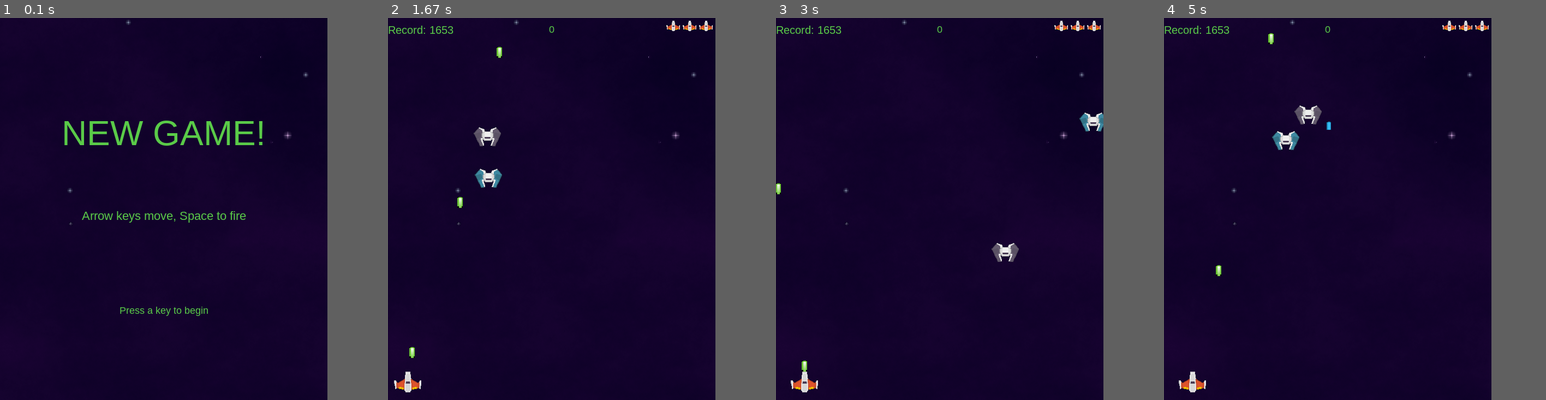
Above: before the commit, frames 1-4 (left to right).
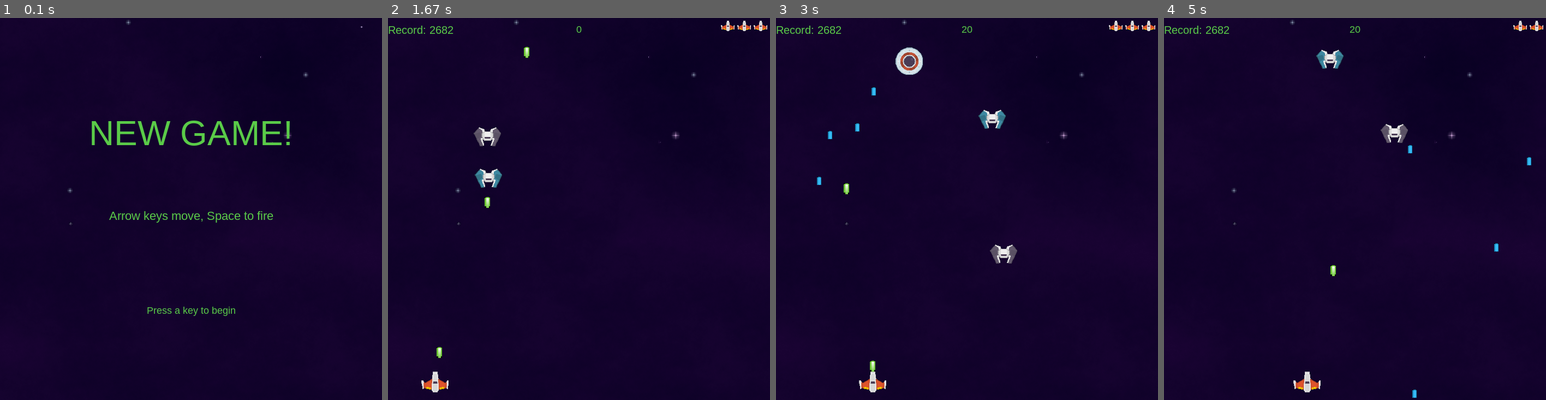
Above: after the commit, the same moments.

Repository: Ivan-Vladimirovich/Proba-2021
Game: pygame game, started from Cannon/Game.py
Two runs of this game, one before a commit and one after it. Both use one fixed random seed, a clock stepped at 60 frames per second and the inputs below.
Inputs:
- Up to frame 1 (0.1 s): no input
- Up to frame 2 (1.67 s): tap Space at 0.33, 1.3, 1.6 s; hold Space 0.67-1.2 s; hold A 0.67-1.2 s; hold A from 1.23 s (still down)
- Up to frame 3 (3 s): release A at 1.77 s; hold A 1.8-2.2 s; tap Space at 1.87, 2.17, 2.3, 2.6, 2.97 s; hold D 2.23-2.87 s; hold A from 2.9 s (still down)
- Up to frame 4 (5 s): tap Space at 3.27, 3.47, 3.77, 3.97, 4.27, 4.47, 4.77 s; release A at 3.37 s; hold D 3.4-3.87 s; hold D 3.9-4.37 s; hold A 4.4-4.93 s; hold A from 4.97 s (still down)
In our replay, the window is 600x700 before the commit and 700x700 after it. These sizes can differ from the game's own. Grey fills any space a smaller window leaves; there, only what the larger window draws over its background counts as a difference.

The runs differ from the first frame. In frame 1, 2.7% of the frame differs, in the area x 16-95%, y 2-78%; in frame 2, 1.0%; in frame 3, 2.0%; in frame 4, 1.9%.

Commit message:
добавил новое улучшение

Diff:
--- a/Cannon/Game.py
+++ b/Cannon/Game.py
@@ -4,7 +4,7 @@
 
 # Настройки экрана
 pygame.init()
-xsc = 600
+xsc = 700
 ysc = 700
 FPS = 35
 SCREEN_SIZE = [xsc, ysc]
@@ -12,7 +12,7 @@
 pygame.mixer.init()
 POWERUP_TIME = 5000
 
-# Загрузка всех изображений
+# Загрузка всех изображений(Указать свой путь расположения !!!)
 img_dir = path.join(path.dirname(__file__), 'C:\\Users\\User\\Proba-2021\\img')
 snd_dir = path.join(path.dirname(__file__), 'snd')
 Enemy = []
@@ -29,11 +29,11 @@
 Enemy.append(pygame.image.load(path.join(img_dir, "C:\\Users\\User\\Proba-2021\\img\\"
                                                   "Enemies\\enemyRed5.png")).convert())
 Enemy.append(pygame.image.load(path.join(img_dir, "C:\\Users\\User\\"
-                                                "Proba-2021\\img\\Enemies\\enemyBlack1.png")).convert())
+                                                  "Proba-2021\\img\\Enemies\\enemyBlack1.png")).convert())
 Enemy.append(pygame.image.load(path.join(img_dir, "C:\\Users\\User\\Proba-2021\\"
-                                                "img\\Enemies\\enemyBlack2.png")).convert())
-Enemy.append(pygame.image.load(path.join(img_dir, "C:\\Users\\User\\Proba-2021\\img\\"
-                                                "Enemies\\enemyBlack4.png")).convert())
+                                                  "img\\Enemies\\enemyBlack2.png")).convert())
+Enemy.append(pygame.image.load(path.join(img_dir, "C:\\Users\\User\\Proba-2021\\img\\"
+                                                  "Enemies\\enemyBlack4.png")).convert())
 Enemy.append(pygame.image.load(path.join(img_dir, "C:\\Users\\User\\Proba-2021\\img\\"
                                                   "Enemies\\enemyBlue1.png")).convert())
 Enemy.append(pygame.image.load(path.join(img_dir, "C:\\Users\\User\\Proba-2021\\img\\"
@@ -55,13 +55,16 @@
 explos_snd = [exp_sound, exp2_sound]
 pygame.mixer.music.load(path.join(snd_dir, "C:\\Users\\User\\Proba-2021\\snd\\POL-fortress-short.wav"))
 
-powerup_images = {}
+powerup_images = dict()
 powerup_images['live'] = pygame.image.load(path.join(img_dir, "C:\\Users\\User\\Proba-2021\\"
                                                               "img\\UI\\playerLife1_red.png")).convert()
 powerup_images['gun'] = pygame.image.load(path.join(img_dir, "C:\\Users\\User\\Proba-2021\\"
                                                              "img\\Power-ups\\powerupYellow_bolt.png")).convert()
+powerup_images['star'] = pygame.image.load(path.join(img_dir, "C:\\Users\\User\\Proba-2021\\img\\Power-ups\\"
+                                                              "powerupBlue_star.png")).convert()
 live_sound = pygame.mixer.Sound(path.join(snd_dir, "C:\\Users\\User\\Proba-2021\\snd\\Powerup2.wav"))
 power_sound = pygame.mixer.Sound(path.join(snd_dir, "C:\\Users\\User\\Proba-2021\\snd\\Powerup3.wav"))
+power_enemy = pygame.mixer.Sound(path.join(snd_dir, "C:\\Users\\User\\Proba-2021\\snd\\Pickup_Coin3.wav"))
 
 pygame.mixer.music.set_volume(0.6)
 explosion_anim = dict()
@@ -123,6 +126,10 @@
         if keystate[pygame.K_d]:
             self.speedx = 8
         self.rect.x += self.speedx
+        if self.rect.right > xsc:
+            self.rect.right = xsc
+        if self.rect.left < 0:
+            self.rect.left = 0
         if keystate[pygame.K_SPACE]:
             self.strike()
         # тайм-аут для бонусов
@@ -291,8 +298,8 @@
         Класс улучшений. Отрисовка и перемещение
     """
     def __init__(self, center):
-        pygame.sprite.Sprite.__init__(self )
-        self.type = choice(['live', 'gun'])
+        pygame.sprite.Sprite.__init__(self)
+        self.type = choice(['live', 'gun', 'star'])
         self.image = powerup_images[self.type]
         self.image.set_colorkey((0, 0, 0))
         self.rect = self.image.get_rect()
@@ -388,10 +395,10 @@
 mobs = pygame.sprite.Group()
 bullets = pygame.sprite.Group()
 bombs = pygame.sprite.Group()
-powerups = pygame.sprite.Group()
+power_up = pygame.sprite.Group()
 score = 0
 flag_mob = 0
-wrag = 1
+enemy_screen = 1
 score_wall = 10
 for i in range(2):
     m = Target()
@@ -417,7 +424,7 @@
         mobs = pygame.sprite.Group()
         bullets = pygame.sprite.Group()
         bombs = pygame.sprite.Group()
-        powerups = pygame.sprite.Group()
+        power_up = pygame.sprite.Group()
         gun = Cannon(xsc, ysc)
         all_sprites.add(gun)
         for i in range(2):
@@ -426,7 +433,7 @@
             mobs.add(m)
         score = 0
         flag_mob = 0
-        wrag = 1
+        enemy_screen = 1
         score_wall = 10
         show_go_screen()
     # Вызов нло
@@ -437,10 +444,10 @@
         score_wall += randint(60, 120)
 
     # добавление моба при наборе очков
-    if score // 120 == wrag:
+    if score // 120 == enemy_screen:
         flag_mob = 1
         score += 1
-        wrag += 1
+        enemy_screen += 1
     if flag_mob == 1:
         m = Target()
         all_sprites.add(m)
@@ -495,13 +502,14 @@
         if hit.__class__.__name__ == 'TargetUfo':
             pow = PowerUp(hit.rect.center)
             all_sprites.add(pow)
-            powerups.add(pow)
+            power_up.add(pow)
         if random() > 0.95:
             pow = PowerUp(hit.rect.center)
             all_sprites.add(pow)
-            powerups.add(pow)
-
-    hits = pygame.sprite.spritecollide(gun, powerups, True)
+            power_up.add(pow)
+
+# столкновения с улучшениями
+    hits = pygame.sprite.spritecollide(gun, power_up, True)
     for hit in hits:
         if hit.type == 'live':
             gun.healf += 1
@@ -511,8 +519,20 @@
         if hit.type == 'gun':
             gun.powerup()
             power_sound.play()
-
-    # После отрисовки всего, переворачиваем экран
+        if hit.type == 'star':
+            power_enemy.play()
+            flag_mob = -1
+
+        if flag_mob == -1 and len(mobs) > 2:
+            for s in all_sprites:
+                if s.__class__.__name__ == 'Target':
+                    choice(explos_snd).play()
+                    exp = Explosion(s.rect.center, 'lg')
+                    all_sprites.remove(s)
+                    mobs.remove(s)
+                    break
+
+    # переворачиваем экран
     pygame.display.flip()
 
 # Выход из игры:
--- a/Cannon/scroe.txt
+++ b/Cannon/scroe.txt
@@ -1 +1 @@
-1653
+2682
Not shown, added: snd/Pickup_Coin3.wav
